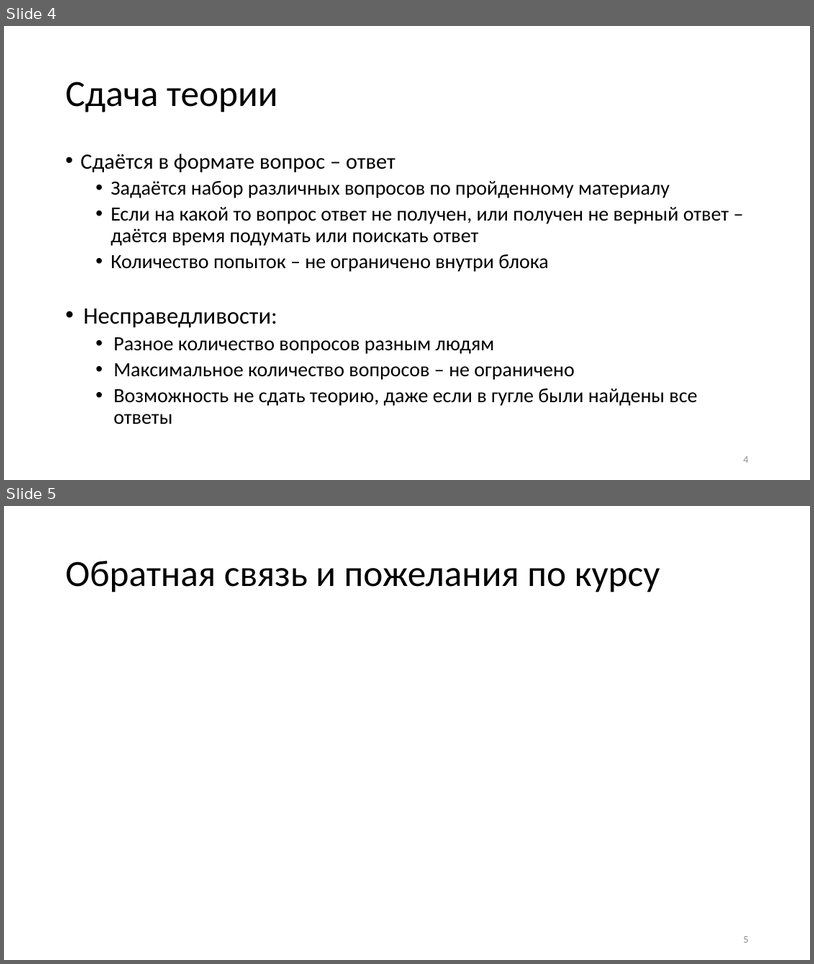
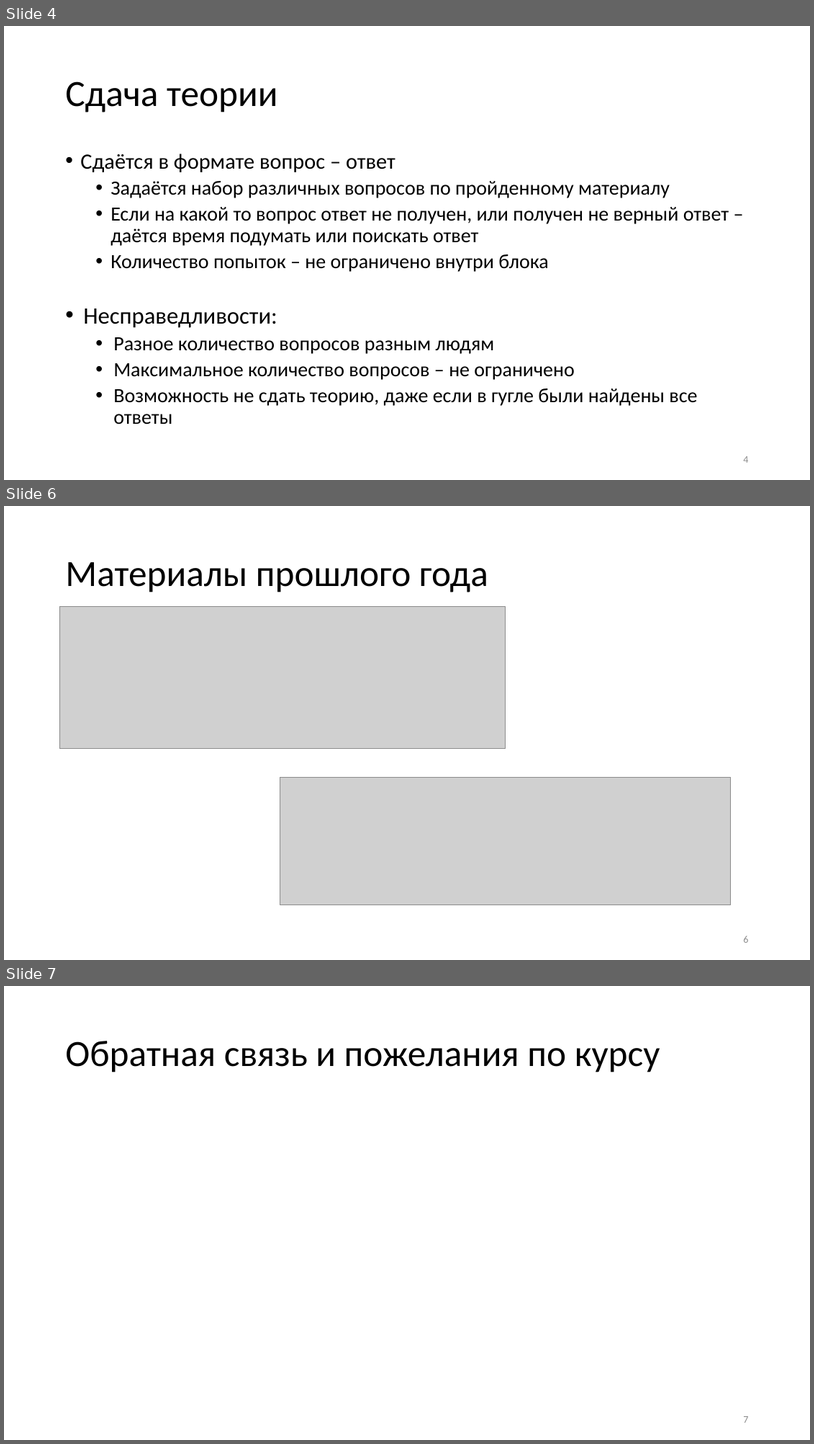
Before and after one commit to CryptoCourse/CryptoLectures, a slide deck: Lectures/Lecture1.pptx. Shown one above the other, each under a label of ours: slides 4 and 5 before the commit, slides 4, 6 and 7 after it; the slides between them are not shown. The pictures are 814x964 and 814x1444 pixels, drawn with LibreOffice and Linux fonts; fonts in the diff are those of the drawing; grey boxes stand for pictures. Boxes give left, top, right and bottom in pixels: in the first picture for what was removed or moved away, otherwise in the second. Text is boxed around its words. In the diff, an @@ line names an element or a change of style, - is before the commit and + after.

Commit message:
Правки 1-й лекции для 19-го года

```diff
--- a/Lectures/Lecture1.pptx
+++ b/Lectures/Lecture1.pptx
@@ slide 6 added at (4,506,810,960), background #FFFFFF @@
@@ title added at (65,562,489,592), 44 pt, text #000000 @@
+Материалы прошлого года
@@ picture added at (59,606,506,749) @@
@@ picture added at (280,777,731,905) @@
@@ page number added at (743,936,748,942), 12 pt, text #8C8C8C @@
+6
@@ what was slide 5 is now slide 7 @@
@@ page number at (743,1416,748,1422): text changed @@
-5
+7
```
Also in this commit, not shown: 6 slides changed, 3 other slides added.
